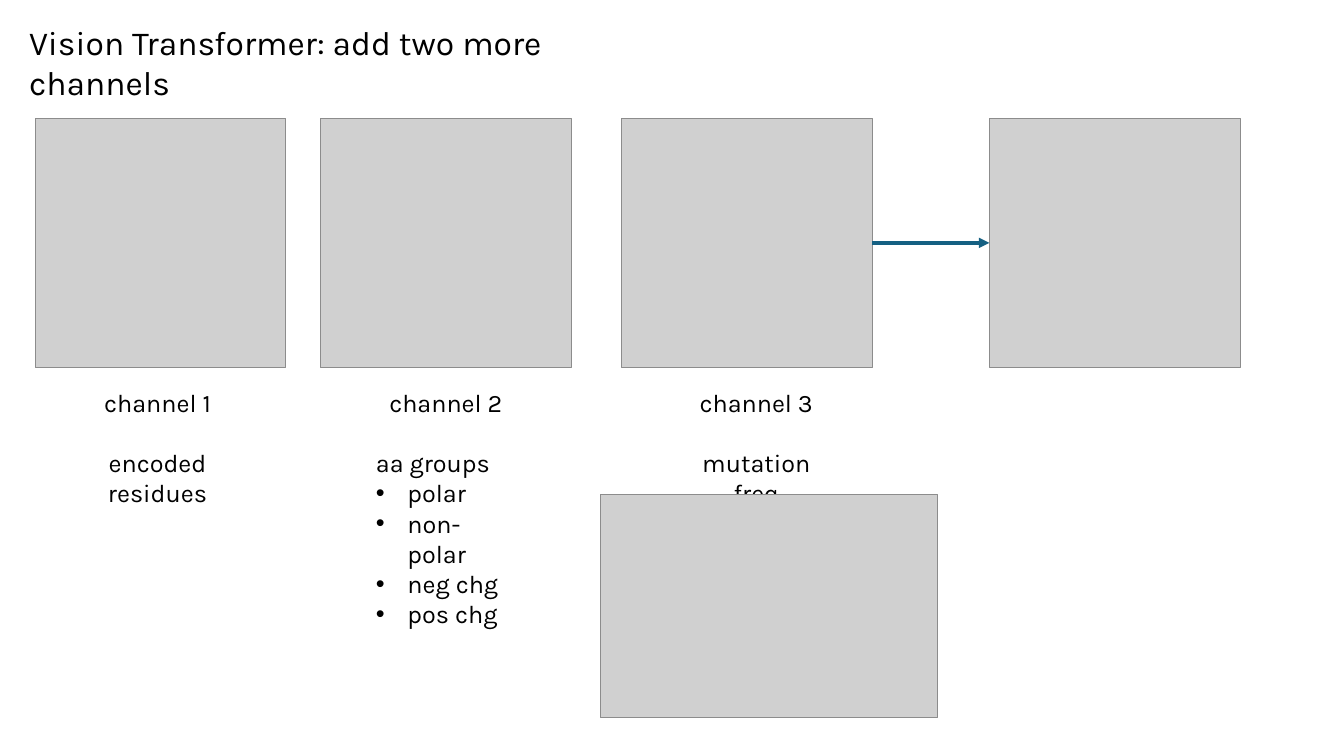
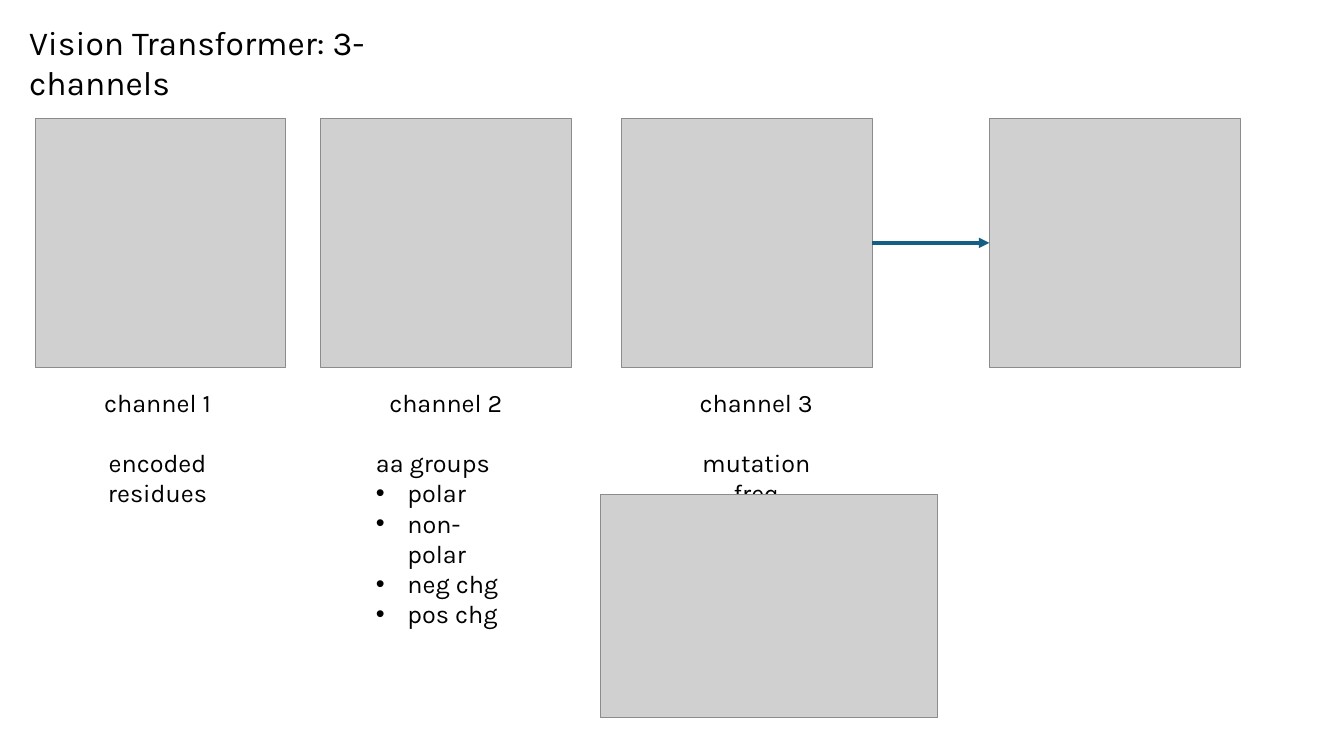
Before and after one commit to planaria158/BERT-antibody-antigen-binding-energy, a slide deck: slide 10 of Homework-aAlphaBio.pptx (slide 9 before the commit). Drawn at 1344x756 pixels with LibreOffice and Linux fonts; fonts in the diff are those of the drawing; grey boxes stand for pictures. Boxes give left, top, right and bottom in pixels: in the first picture for what was removed or moved away, otherwise in the second. Text is boxed around its words. In the diff, an @@ line names an element or a change of style, - is before the commit and + after.

```diff
--- a/Homework-aAlphaBio.pptx
+++ b/Homework-aAlphaBio.pptx
@@ text at bbox=[29, 32, 365, 96]: text changed @@
-Vision Transformer: add two more channels
+Vision Transformer: 3-channels
```
Also in this commit, not shown: 7 other slides changed, 5 slides added.
